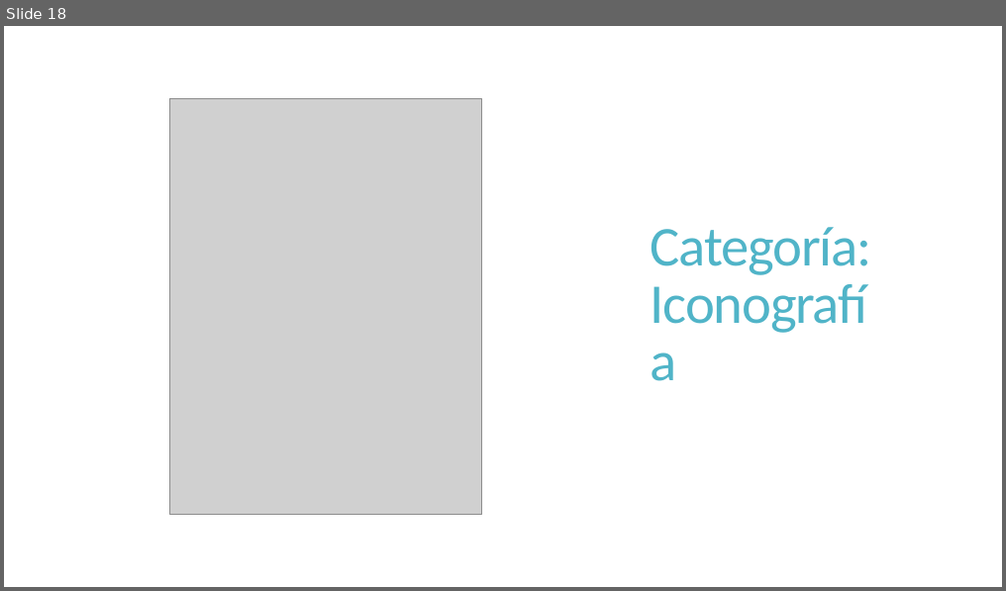
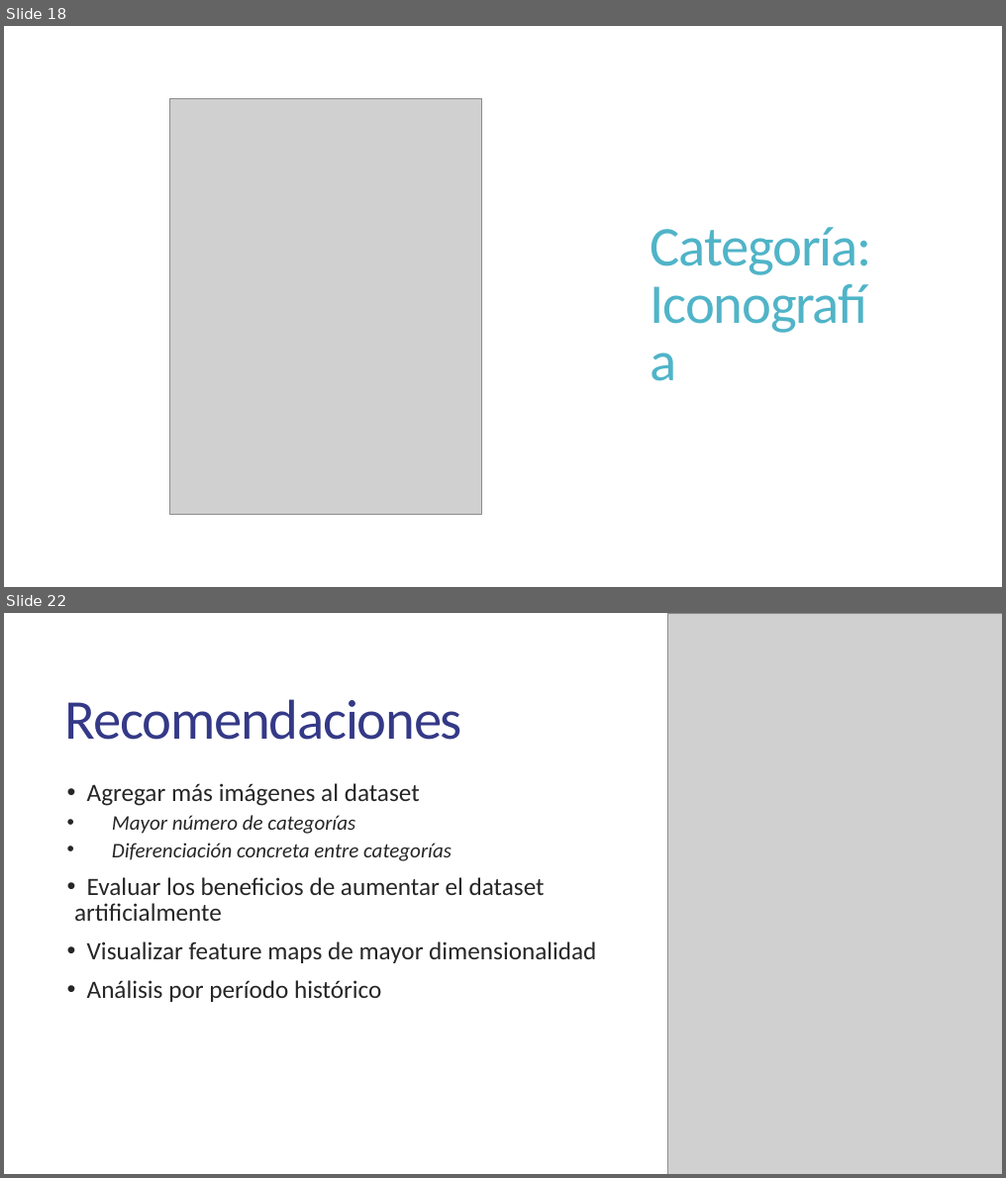
Before and after one commit to JoseGuzmanZamora/ArtClassification, a slide deck: ArtClassification.pptx. Shown one above the other, each under a label of ours: slide 18 before the commit, slides 18 and 22 after it; the slides between them are not shown. The pictures are 1006x591 and 1006x1178 pixels, drawn with LibreOffice and Linux fonts; fonts in the diff are those of the drawing; grey boxes stand for pictures. Boxes give left, top, right and bottom in pixels: in the first picture for what was removed or moved away, otherwise in the second. Text is boxed around its words. In the diff, an @@ line names an element or a change of style, - is before the commit and + after.

```diff
--- a/ArtClassification.pptx
+++ b/ArtClassification.pptx
@@ slide 22 added at <box>4,613,1002,1174</box>, background #FFFFFF @@
@@ picture added at <box>668,613,1002,1174</box> @@
@@ title added at <box>65,699,462,740</box>, 54 pt, text #343987 @@
+Recomendaciones
@@ text added at <box>74,783,596,1002</box>, 24 pt, text #262626 @@
+• Agregar más imágenes al dataset
+    • Mayor número de categorías
+    • Diferenciación concreta entre categorías
+• Evaluar los beneficios de aumentar el dataset artificialmente
+• Visualizar feature maps de mayor dimensionalidad
+• Análisis por período histórico
```
Also in this commit, not shown: 14 slides changed, 1 other slide added, 1 slide removed, 19 other files.
